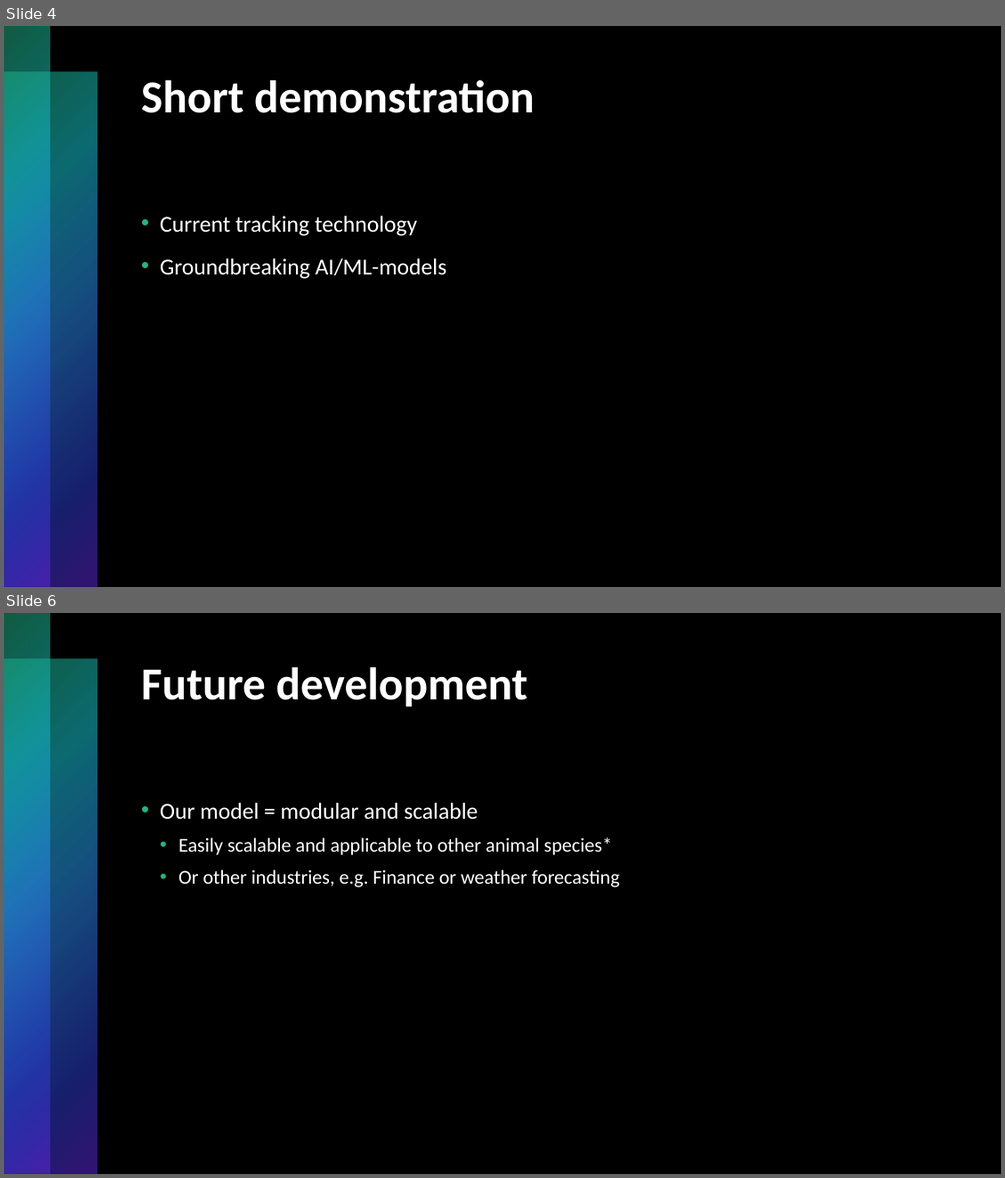
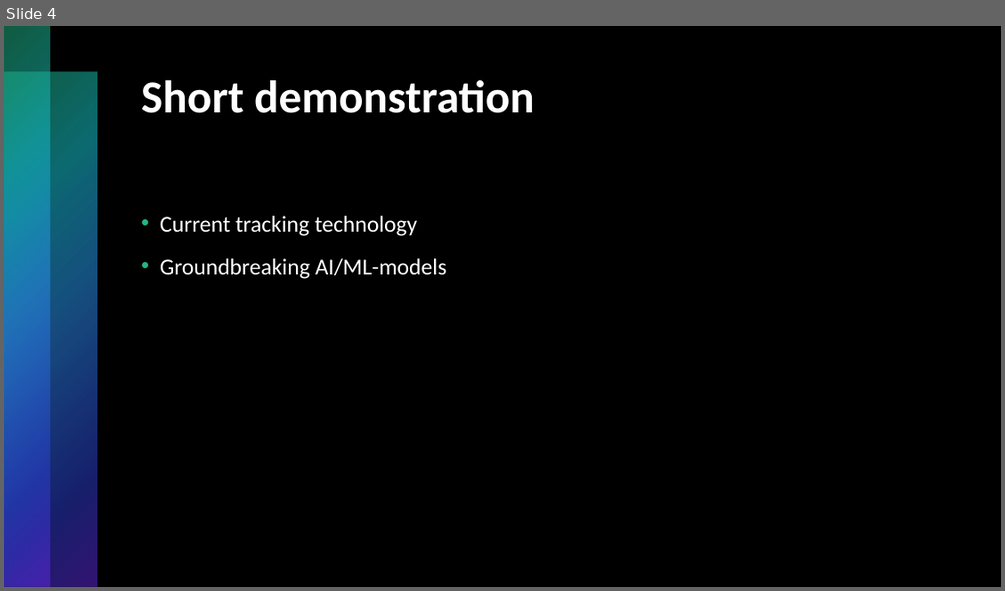
Before and after one commit to stefanlilja/pink_elephants, a slide deck: pitch.pptx. Shown one above the other, each under a label of ours: slides 4 and 6 before the commit, slide 4 after it; the slides between them are not shown. The pictures are 1005x1178 and 1005x591 pixels, drawn with LibreOffice and Linux fonts; fonts in the diff are those of the drawing. Boxes give left, top, right and bottom in pixels: in the first picture for what was removed or moved away, otherwise in the second. Text is boxed around its words. In the diff, an @@ line names an element or a change of style, - is before the commit and + after.

```diff
--- a/pitch.pptx
+++ b/pitch.pptx
@@ slide 6 removed at (4,613,1001,1174), background #000000; not listed: 2 template elements that a slide beside it also shows @@
@@ title removed at (141,667,528,706) @@
-Future development
@@ text removed at (160,803,620,887) @@
-• Our model = modular and scalable
-  • Easily scalable and applicable to other animal species*
-  • Or other industries, e.g. Finance or weather forecasting
```
Also in this commit, not shown: 3 slides changed, 1 slide added, 2 other slides removed.
